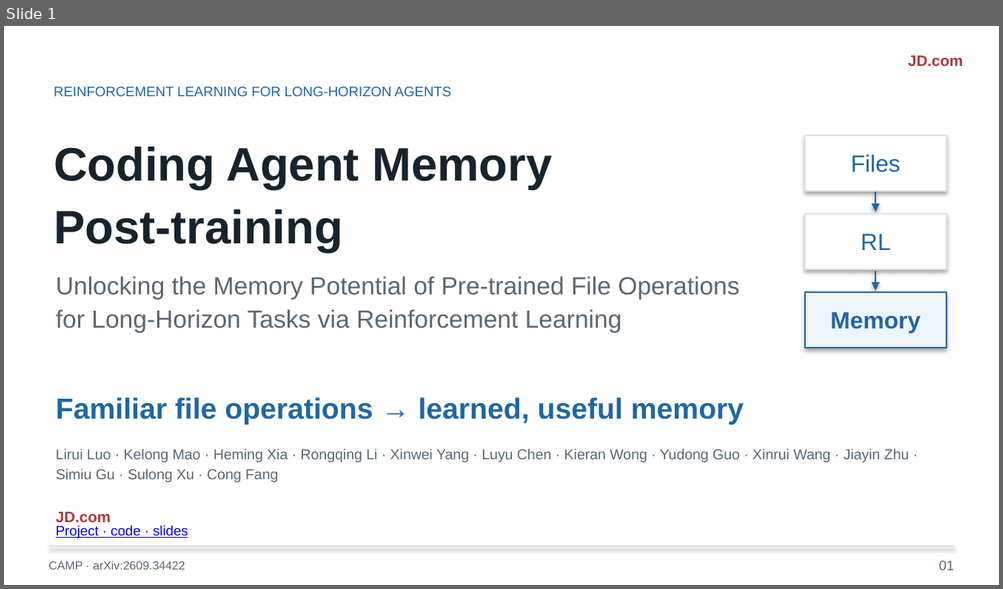
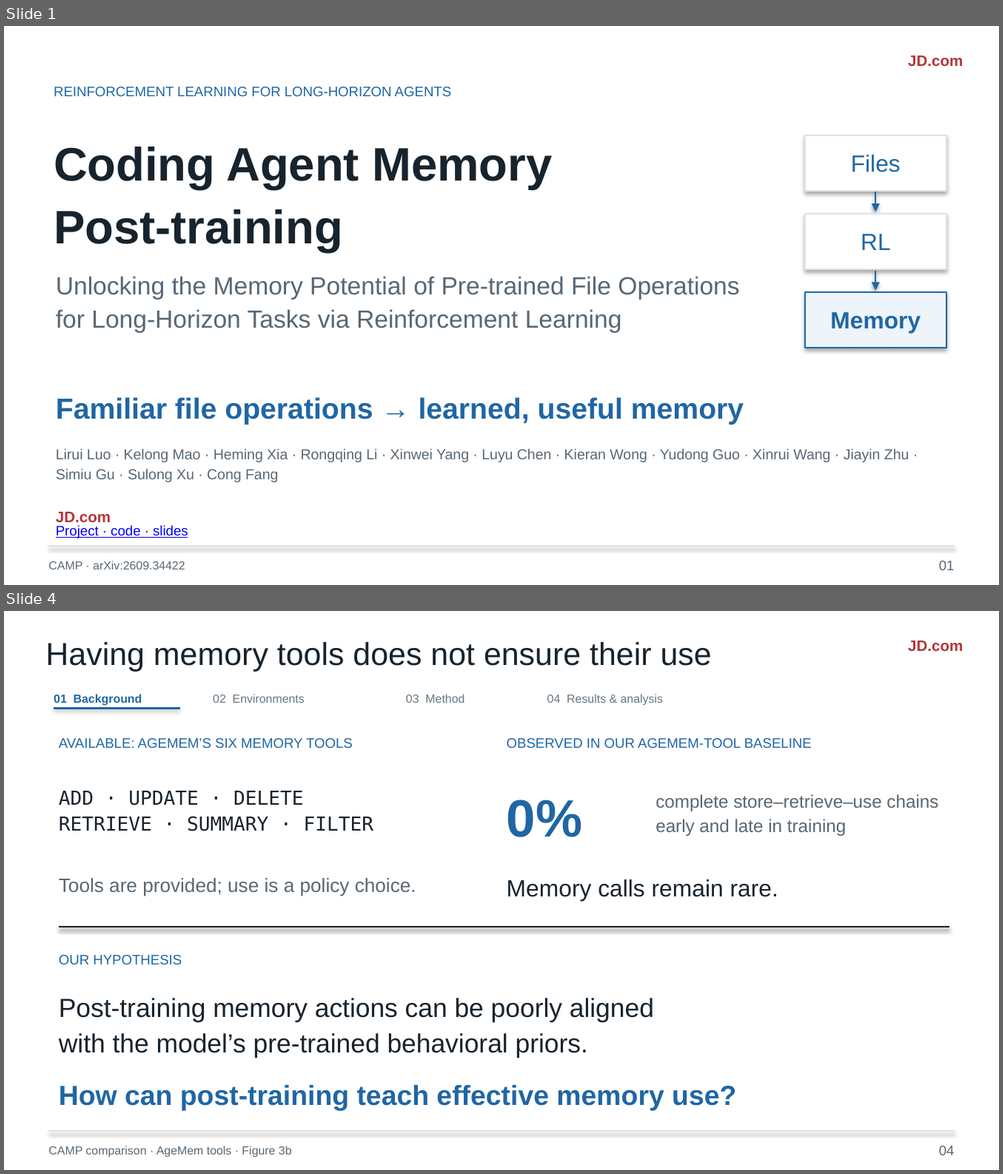
Before and after one commit to liruiluo/agentmemorygym, a slide deck: assets/slides/coding-agent-memory-post-training-slides.pptx. Shown one above the other, each under a label of ours: slide 1 before the commit, slides 1 and 4 after it; the slides between them are not shown. The pictures are 1003x589 and 1003x1174 pixels, drawn with LibreOffice and Linux fonts; fonts in the diff are those of the drawing. Boxes give left, top, right and bottom in pixels: in the first picture for what was removed or moved away, otherwise in the second. Text is boxed around its words. In the diff, an @@ line names an element or a change of style, - is before the commit and + after.

Commit message:
Build the CAMP background around the memory-learning problem

```diff
--- a/assets/slides/coding-agent-memory-post-training-slides.pptx
+++ b/assets/slides/coding-agent-memory-post-training-slides.pptx
@@ slide 4 added at box(4, 611, 999, 1170), background #FFFFFF @@
@@ text added at box(45, 642, 711, 671), 23 pt, text #17232D @@
+Having memory tools does not ensure their use
@@ text added at box(908, 641, 962, 651), 11 pt, text #B43437, bold @@
+JD.com
@@ text added at box(54, 694, 142, 706), 8.5 pt, text #2066A4, bold @@
+01 Background
@@ text added at box(213, 694, 304, 703), 8.5 pt, text #667580 @@
+02 Environments
@@ text added at box(406, 694, 464, 703), 8.5 pt, text #667580 @@
+03 Method
@@ text added at box(547, 694, 663, 705), 8.5 pt, text #667580 @@
+04 Results & analysis
@@ line added from (54, 709) to (180, 709), #2066A4 1.3 pt @@
@@ text added at box(59, 738, 353, 748), 10 pt, text #2066A4 @@
+AVAILABLE: AGEMEM’S SIX MEMORY TOOLS
@@ text added at box(506, 738, 811, 748), 10 pt, text #2066A4 @@
+OBSERVED IN OUR AGEMEM-TOOL BASELINE
@@ text added at box(59, 791, 373, 832), 14 pt, text #17232D @@
+ADD · UPDATE · DELETE
+RETRIEVE · SUMMARY · FILTER
@@ text added at box(506, 800, 583, 837), 38 pt, text #2066A4, bold @@
+0%
@@ text added at box(655, 795, 938, 836), 13 pt, text #586773 @@
+complete store–retrieve–use chains
+early and late in training
@@ text added at box(59, 878, 416, 897), 14 pt, text #586773 @@
+Tools are provided; use is a policy choice.
@@ text added at box(506, 880, 778, 901), 17 pt, text #17232D @@
+Memory calls remain rare.
@@ line added from (59, 927) to (949, 927), #17232D 1.2 pt @@
@@ text added at box(59, 955, 182, 965), 10 pt, text #2066A4 @@
+OUR HYPOTHESIS
@@ text added at box(59, 998, 654, 1058), 19 pt, text #17232D @@
+Post-training memory actions can be poorly aligned
+with the model’s pre-trained behavioral priors.
@@ text added at box(59, 1085, 736, 1111), 20 pt, text #2066A4, bold @@
+How can post-training teach effective memory use?
@@ line added from (48, 1131) to (954, 1131), #DCE3E8 1 pt @@
@@ text added at box(48, 1146, 292, 1158), 8.5 pt, text #586773 @@
+CAMP comparison · AgeMem tools · Figure 3b
@@ text added at box(939, 1146, 954, 1156), 10 pt, text #586773 @@
+04
```
Also in this commit, not shown: 11 slides changed, 1 other slide added, 1 slide removed, 9 other files.
